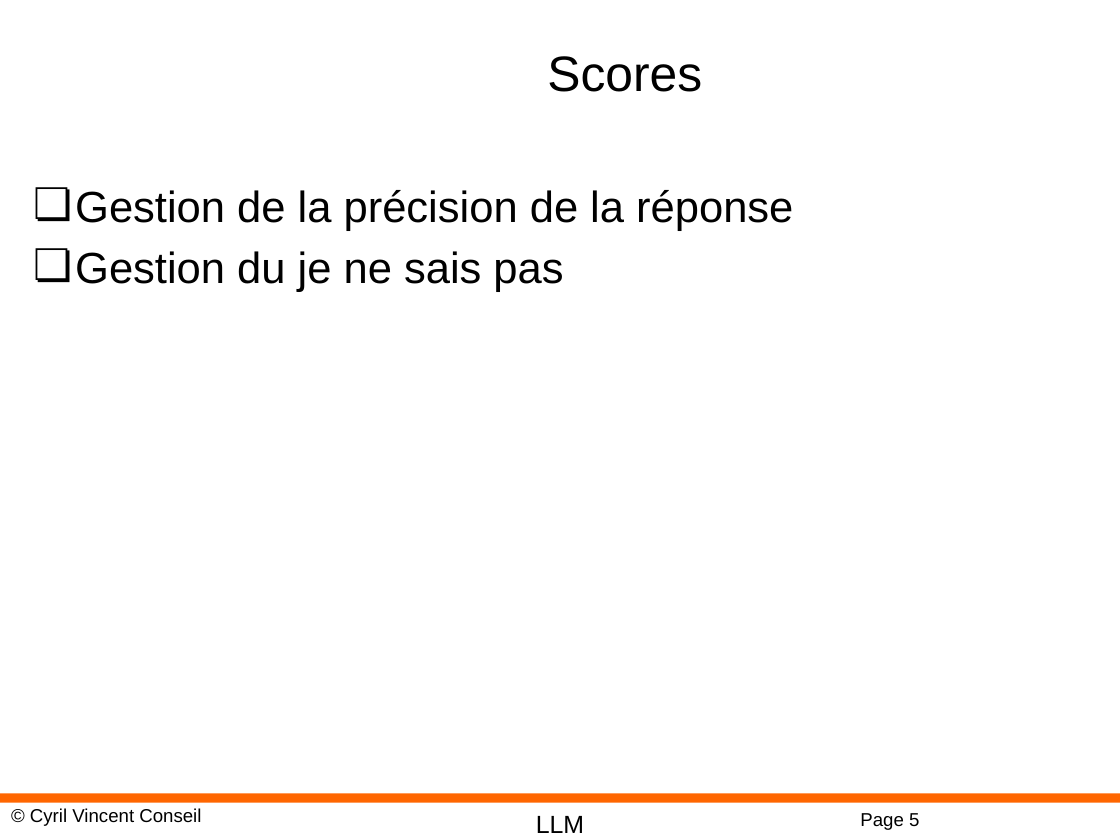
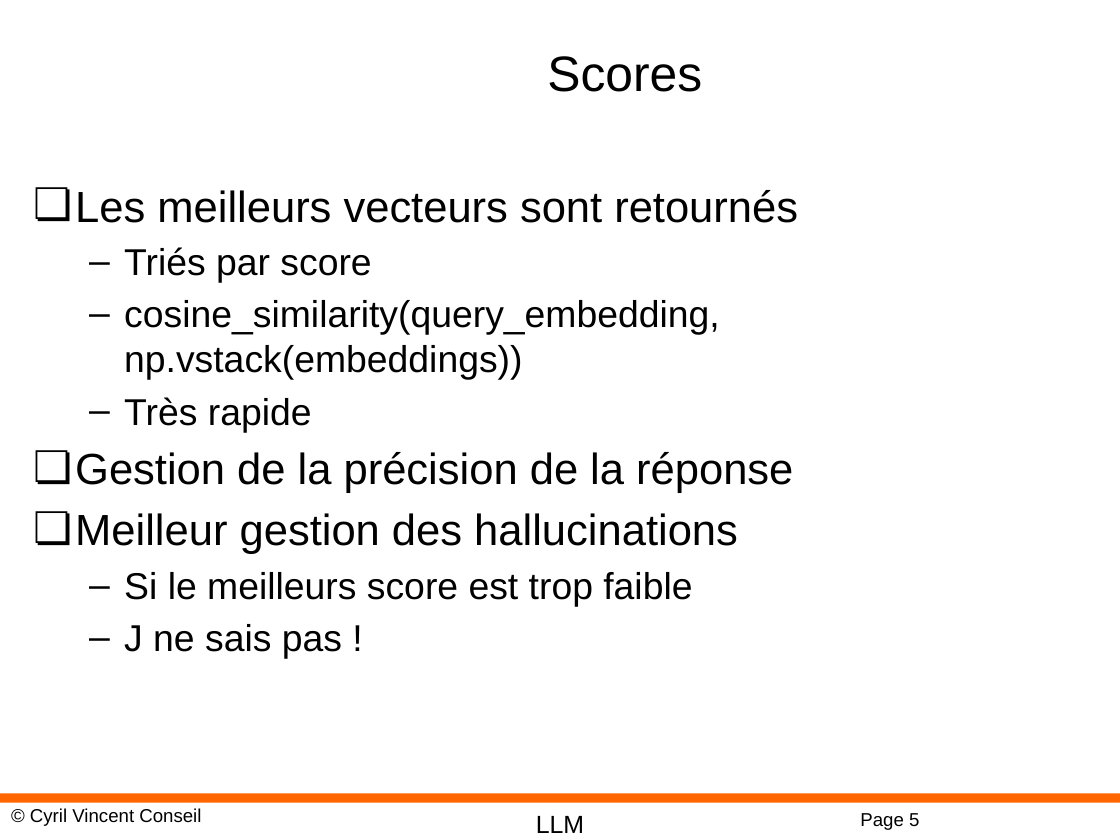
Before and after one commit to cyrilvincent/rag, a slide deck: slide 5 of ppt/RAG05-Retrieval.pptx. Drawn at 1120x840 pixels with LibreOffice and Linux fonts; fonts in the diff are those of the drawing; background and template pictures are left out. Boxes give left, top, right and bottom in pixels: in the first picture for what was removed or moved away, otherwise in the second. Text is boxed around its words. In the diff, an @@ line names an element or a change of style, - is before the commit and + after.

Commit message:
End PPT

```diff
--- a/ppt/RAG05-Retrieval.pptx
+++ b/ppt/RAG05-Retrieval.pptx
@@ text at [75,190,798,432]: paragraphs added @@
+❏ Les meilleurs vecteurs sont retournés
+  – Triés par score
+  – cosine_similarity(query_embedding, np.vstack(embeddings))
+  – Très rapide
@@ text at [75,513,738,659]: text changed; size 28 to 24 pt @@
-❏ Gestion du je ne sais pas
+❏ Meilleur gestion des hallucinations
+  – Si le meilleurs score est trop faible
+  – J ne sais pas !
```
Also in this commit, not shown: 2 other slides changed, 1 slide added, 1 slide removed, 31 other files.
